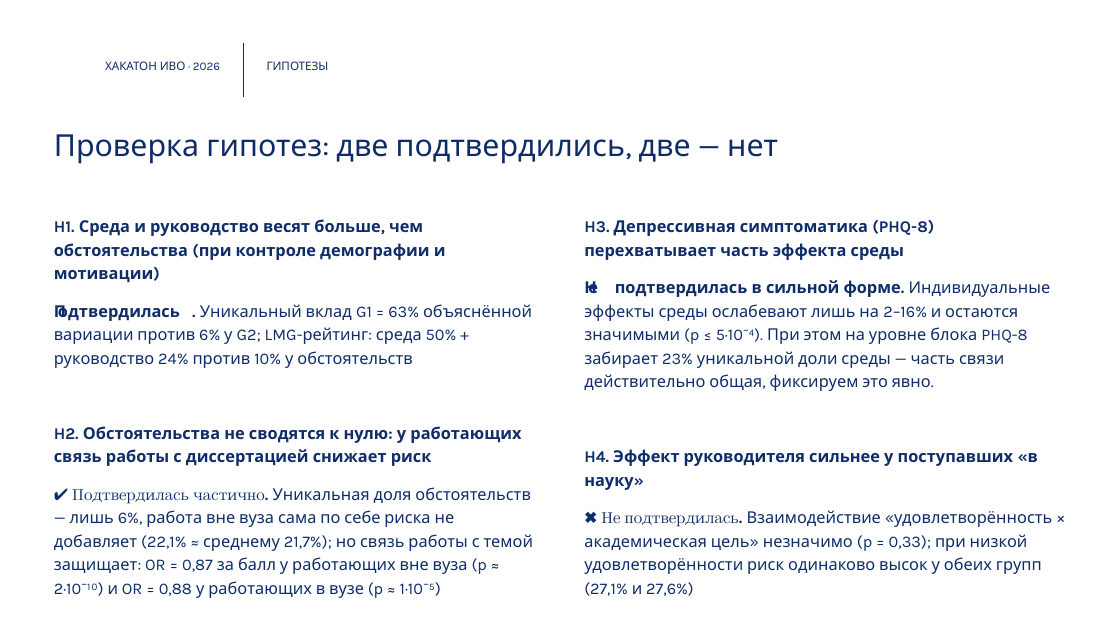
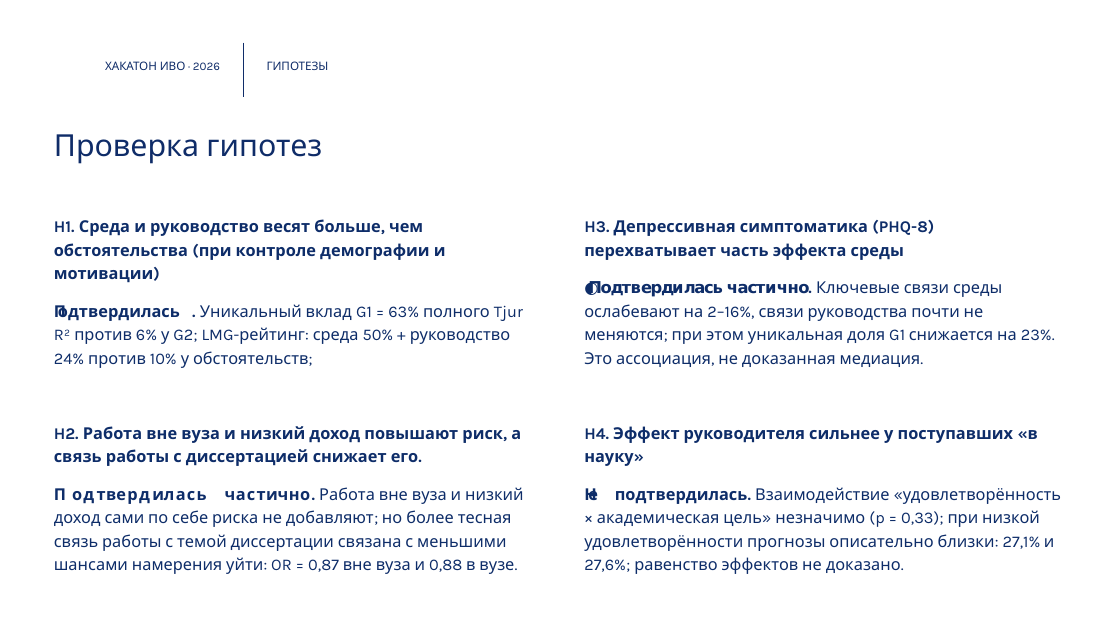
Before and after one commit to TheBladeOfMiquella/aspirants-dropout-intention, a slide deck: slide 9 of presentation/pitch_hse_ivo_2026.pptx. Drawn at 1120x630 pixels with LibreOffice and Linux fonts; fonts in the diff are those of the drawing; background and template pictures are left out. Boxes give left, top, right and bottom in pixels: in the first picture for what was removed or moved away, otherwise in the second. Text is boxed around its words. In the diff, an @@ line names an element or a change of style, - is before the commit and + after.

```diff
--- a/presentation/pitch_hse_ivo_2026.pptx
+++ b/presentation/pitch_hse_ivo_2026.pptx
@@ title at <box>54,134,322,164</box>: text changed @@
-Проверка гипотез: две подтвердились, две — нет
+Проверка гипотез
@@ text at <box>584,281,1055,367</box>: text changed @@
-✖ Не подтвердилась в сильной форме. Индивидуальные эффекты среды ослабевают лишь на 2–16% и остаются значимыми (p ≤ 5·10⁻⁴). При этом на уровне блока PHQ-8 забирает 23% уникальной доли среды — часть связи действительно общая, фиксируем это явно.
+◐ Подтвердилась частично. Ключевые связи среды ослабевают на 2–16%, связи руководства почти не меняются; при этом уникальная доля G1 снижается на 23%. Это ассоциация, не доказанная медиация.
@@ text at <box>54,304,524,574</box>: text changed @@
-✔ Подтвердилась. Уникальный вклад G1 = 63% объяснённой вариации против 6% у G2; LMG-рейтинг: среда 50% + руководство 24% против 10% у обстоятельств
-H2. Обстоятельства не сводятся к нулю: у работающих связь работы с диссертацией снижает риск
-✔ Подтвердилась частично. Уникальная доля обстоятельств — лишь 6%, работа вне вуза сама по себе риска не добавляет (22,1% ≈ среднему 21,7%); но связь работы с темой защищает: OR = 0,87 за балл у работающих вне вуза (p ≈ 2·10⁻¹⁰) и OR = 0,88 у работающих в вузе (p ≈ 1·10⁻⁵)
+✔ Подтвердилась. Уникальный вклад G1 = 63% полного Tjur R² против 6% у G2; LMG-рейтинг: среда 50% + руководство 24% против 10% у обстоятельств;
+H2. Работа вне вуза и низкий доход повышают риск, а связь работы с диссертацией снижает его.
+◐ Подтвердилась частично. Работа вне вуза и низкий доход сами по себе риска не добавляют; но более тесная связь работы с темой диссертации связана с меньшими шансами намерения уйти: OR = 0,87 вне вуза и 0,88 в вузе.
@@ text at <box>584,487,1061,574</box>: text changed @@
-✖ Не подтвердилась. Взаимодействие «удовлетворённость × академическая цель» незначимо (p = 0,33); при низкой удовлетворённости риск одинаково высок у обеих групп (27,1% и 27,6%)
+✖ Не подтвердилась. Взаимодействие «удовлетворённость × академическая цель» незначимо (p = 0,33); при низкой удовлетворённости прогнозы описательно близки: 27,1% и 27,6%; равенство эффектов не доказано.
```
Also in this commit, not shown: 4 other slides changed, 12 other files.
